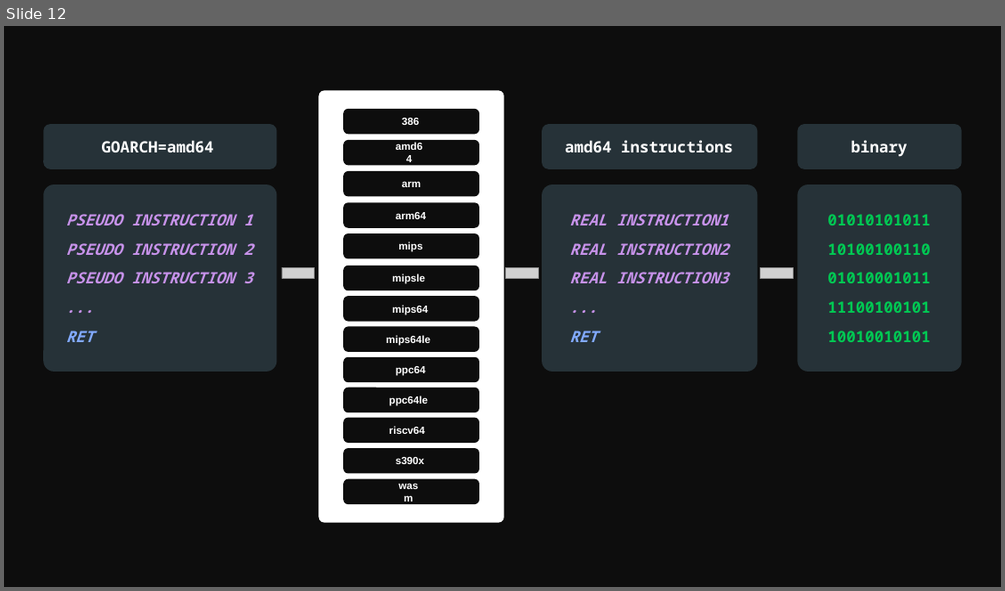
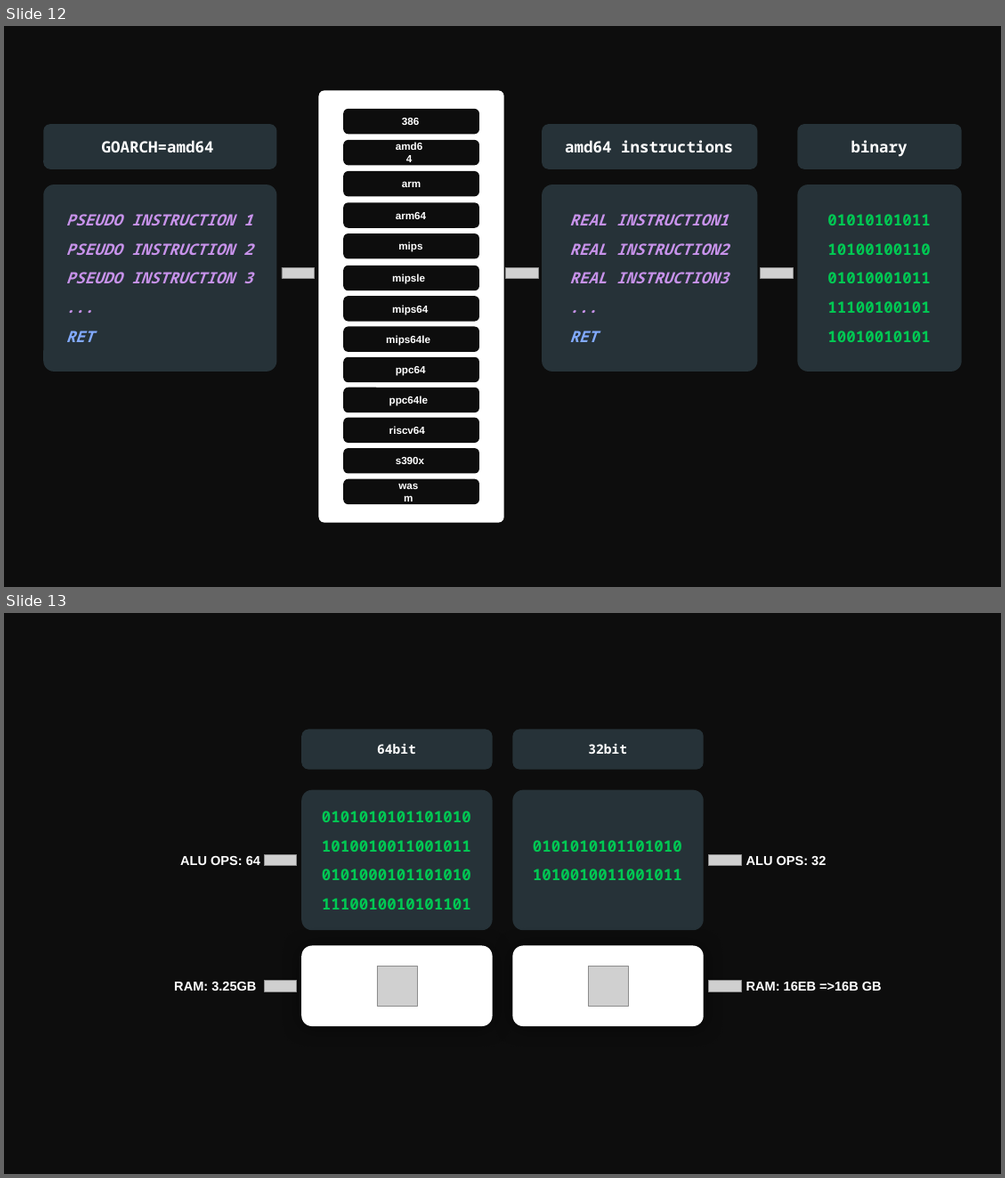
Before and after one commit to golang-basics/concurrency, a slide deck: presentations/5_atomics/Atomics.pptx. Shown one above the other, each under a label of ours: slide 12 before the commit, slides 12 and 13 after it. The pictures are 1005x591 and 1005x1178 pixels, drawn with LibreOffice and Linux fonts; fonts in the diff are those of the drawing; grey boxes stand for pictures. Boxes give left, top, right and bottom in pixels: in the first picture for what was removed or moved away, otherwise in the second. Text is boxed around its words. In the diff, an @@ line names an element or a change of style, - is before the commit and + after.

Commit message:
wrap up with atomics presentations

```diff
--- a/presentations/5_atomics/Atomics.pptx
+++ b/presentations/5_atomics/Atomics.pptx
@@ slide 13 added at box(4, 613, 1001, 1174), background #0D0D0D @@
@@ rounded rectangle added at box(301, 730, 492, 770), fill #263238 @@
@@ text added at box(377, 743, 416, 754), 25 pt, text #FFFFFF, bold @@
+64bit
@@ rounded rectangle added at box(513, 730, 704, 770), fill #263238 @@
@@ text added at box(588, 743, 627, 754), 25 pt, text #FFFFFF, bold @@
+32bit
@@ rounded rectangle added at box(301, 790, 492, 930), fill #263238 @@
@@ rounded rectangle added at box(513, 790, 704, 930), fill #263238 @@
@@ text added at box(322, 811, 471, 909), 30 pt, text #00C853, bold @@
+0101010101101010
+1010010011001011
+0101000101101010
+1110010010101101
@@ text added at box(533, 840, 682, 880), 30 pt, text #00C853, bold @@
+0101010101101010
+1010010011001011
@@ text added at box(180, 856, 260, 865), 25 pt, text #FFFFFF, bold @@
+ALU OPS: 64
@@ picture added at box(264, 854, 297, 865) @@
@@ picture added at box(708, 854, 741, 865) @@
@@ text added at box(746, 856, 825, 865), 25 pt, text #FFFFFF, bold @@
+ALU OPS: 32
@@ rounded rectangle added at box(301, 945, 492, 1026), fill #FFFFFF @@
@@ rounded rectangle added at box(513, 945, 704, 1026), fill #FFFFFF @@
@@ text added at box(174, 981, 256, 990), 25 pt, text #FFFFFF, bold @@
+RAM: 3.25GB
@@ picture added at box(264, 981, 297, 991) @@
@@ picture added at box(377, 965, 417, 1005) @@
@@ picture added at box(588, 965, 628, 1005) @@
@@ picture added at box(708, 981, 741, 991) @@
@@ text added at box(746, 981, 882, 990), 25 pt, text #FFFFFF, bold @@
+RAM: 16EB =>16B GB
```
Also in this commit, not shown: 3 other files.
